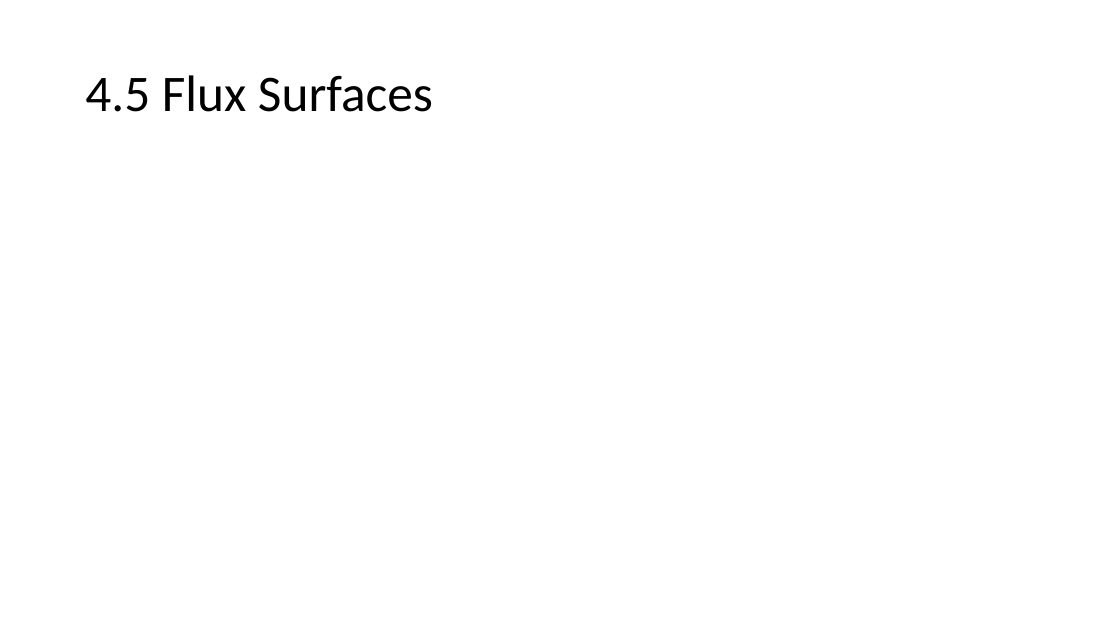
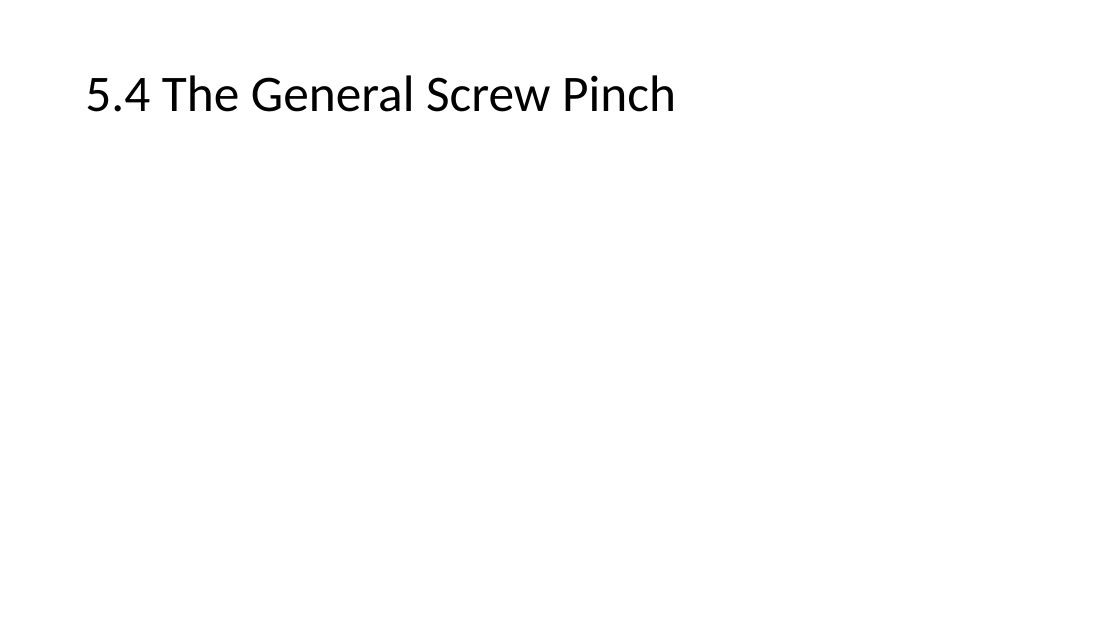
Before and after one commit to bartlettnbb2/academia, a slide deck: slide 6 of Presentations/IdealMHD_ch5.pptx (slide 7 before the commit). Drawn at 1120x630 pixels with LibreOffice and Linux fonts; fonts in the diff are those of the drawing; grey boxes stand for pictures. Boxes give left, top, right and bottom in pixels: in the first picture for what was removed or moved away, otherwise in the second. Text is boxed around its words. In the diff, an @@ line names an element or a change of style, - is before the commit and + after.

```diff
--- a/Presentations/IdealMHD_ch5.pptx
+++ b/Presentations/IdealMHD_ch5.pptx
@@ title at box(85, 75, 676, 112): text changed @@
-4.5 Flux Surfaces
+5.4 The General Screw Pinch
```
Also in this commit, not shown: 4 other slides changed, 2 slides added, 8 slides removed.
